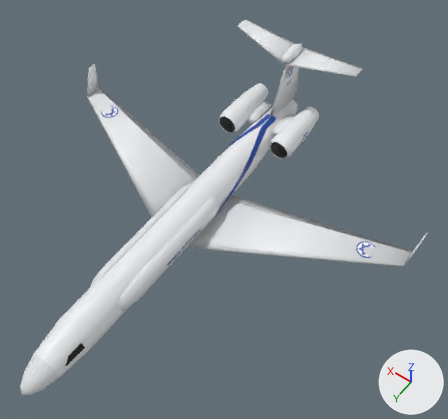
What one commit did to the glTF model shared/extra/models/eitam/eitam.glb.
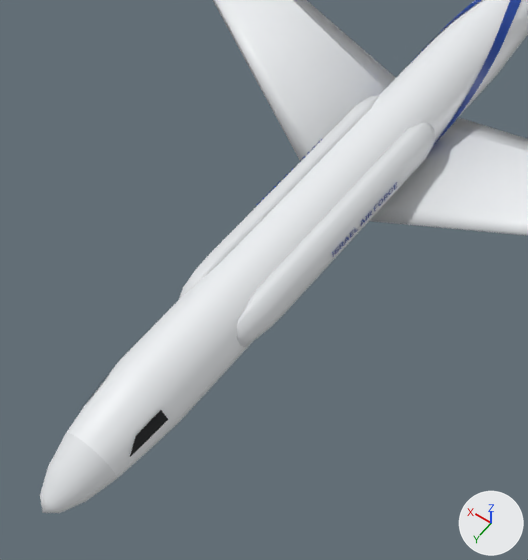
There are two pictures of each version: one whole from a camera (50 mm lens) standing at (-17.2, 19.0, 34.0) and looking at (-2.6, -1.4, 1.9), one close up on the part from 0% to 60% of the width and 32% to 100% of the height. Arrows for +X, +Y and +Z are at lower right; the lights stay in place. The last two pictures show the newer version. Vertices at exactly the same position are counted once.

Script lines for the objects in view, before the commit:
```python
me_eitam = bpy.data.meshes.new('eitam')
me_eitam.from_pydata(...)  # 1172 vertices, 2092 faces; spans x -14.3..14.3, y -15.0..14.7, z -1.4..6.0
# faces by material slot: [532, 1068, 204, 80, 184, 24]
me_eitam.materials.append(mat_radome)  # white #e0e3e5
me_eitam.materials.append(mat_white)  # white #ebedf0
me_eitam.materials.append(mat_dark)  # black #121417
me_eitam.materials.append(mat_blue)  # blue #1c45a1
me_eitam.materials.append(mat_metal)  # dark grey #66696b
me_eitam.materials.append(mat_decal)
ob_eitam = bpy.data.objects.new('eitam', me_eitam)
ob_eitam.location = (0.0, 0.0, 0.0)
```
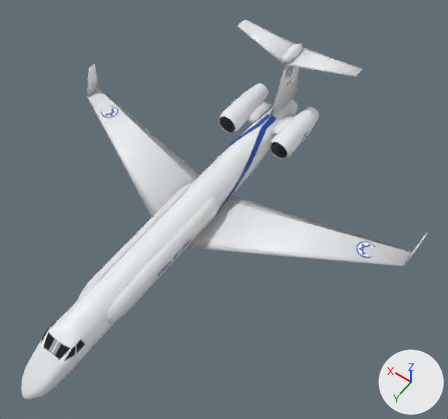
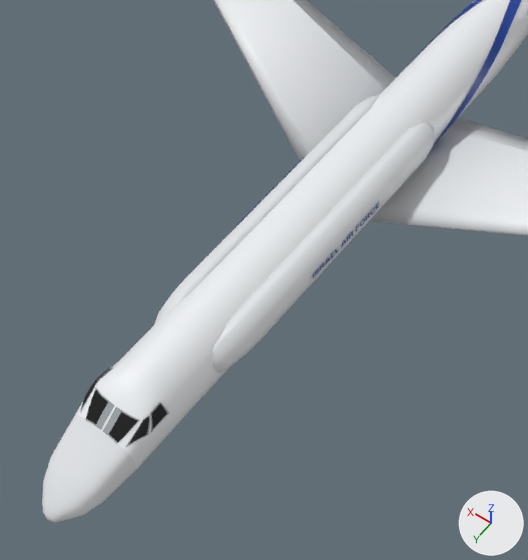
The change, as a diff of the scene's bpy script:
```diff
--- a/shared/extra/models/eitam/eitam.glb.py
+++ b/shared/extra/models/eitam/eitam.glb.py
@@ mat_frame @@
+mat_frame = principled_material('frame')
+mat_frame.base_color = (0.342, 0.367, 0.393)  # grey #9ea3a8
+mat_frame.roughness = 0.4
@@ mat_glass @@
+mat_glass = principled_material('glass')
+mat_glass.base_color = (0.00155, 0.00193, 0.00232)  # black #050608
+mat_glass.roughness = 0.3
@@ me_eitam @@
 # used by ob_eitam; location = (0.0, 0.0, 0.0)
-me_eitam.from_pydata(...)  # 1172 vertices, 2092 faces; spans x -14.3..14.3, y -15.0..14.7, z -1.4..6.0
+me_eitam.from_pydata(...)  # 1388 vertices, 2384 faces; spans x -14.3..14.3, y -15.0..14.7, z -1.4..6.0
+# me_eitam part 1: the loose piece of 4 vertices spanning x 1.6, y -0.2..3.4, z 0.2..0.6 is moved by (0.0, 1.0, 0.0)
+# me_eitam part 2: the loose piece of 4 vertices spanning x -1.6, y -0.2..3.4, z 0.2..0.6 is moved by (0.0, 1.0, 0.0)
+# me_eitam part 3: 136 vertices moved from x -1.6..1.6, y 5.8..14.4, z -1.2..1.0 to x -1.6..1.6, y 6.9..14.6, z -1.3..1.1; 55 vertices removed from x -1.3..1.3, y 10.6..14.7, z -1.1..0.8; 271 vertices added at x -1.2..1.2, y 10.5..14.7, z -1.3..1.0
 me_eitam.materials.append(mat_radome)
@@ me_eitam @@
 me_eitam.materials.append(mat_decal)
+me_eitam.materials.append(mat_frame)  # grey #9ea3a8
+me_eitam.materials.append(mat_glass)  # black #050608
```

Changed parts and their boxes [x1, y1, x2, y2] in the close-ups (528 x 560 px; the box of a moved part takes in the faces that stretch with it):
'eitam', reshaped
    before: [40, 0, 528, 513]
    after: [42, 0, 528, 523]
part 1 of me_eitam, moved or reshaped
    before: [256, 139, 322, 206]
    after: [236, 157, 304, 226]
part 2 of me_eitam, moved or reshaped
    before: [332, 182, 397, 257]
    after: [313, 202, 379, 279]
part 3 of me_eitam, reshaped
    before: [40, 104, 427, 513]
    after: [42, 104, 427, 523]
